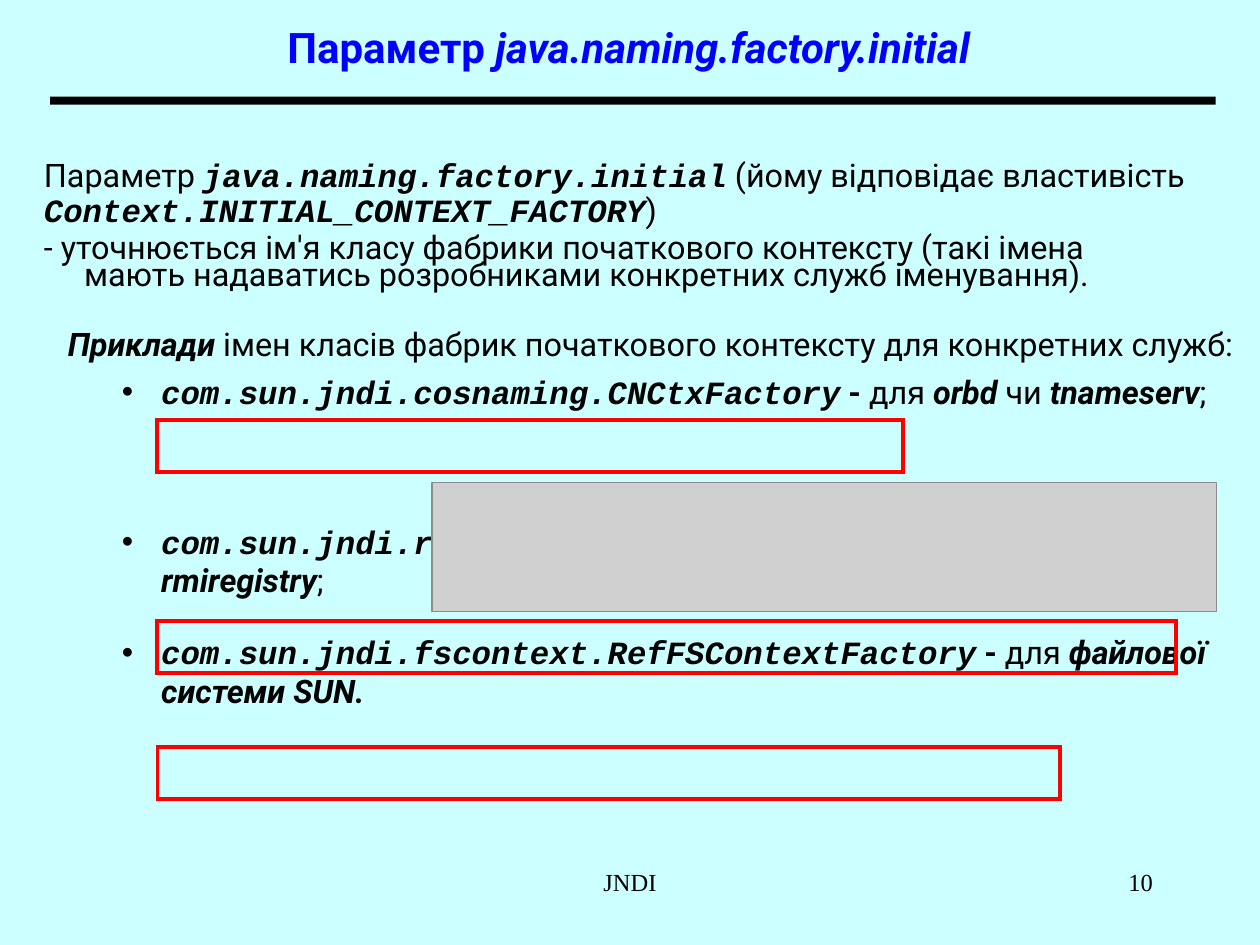
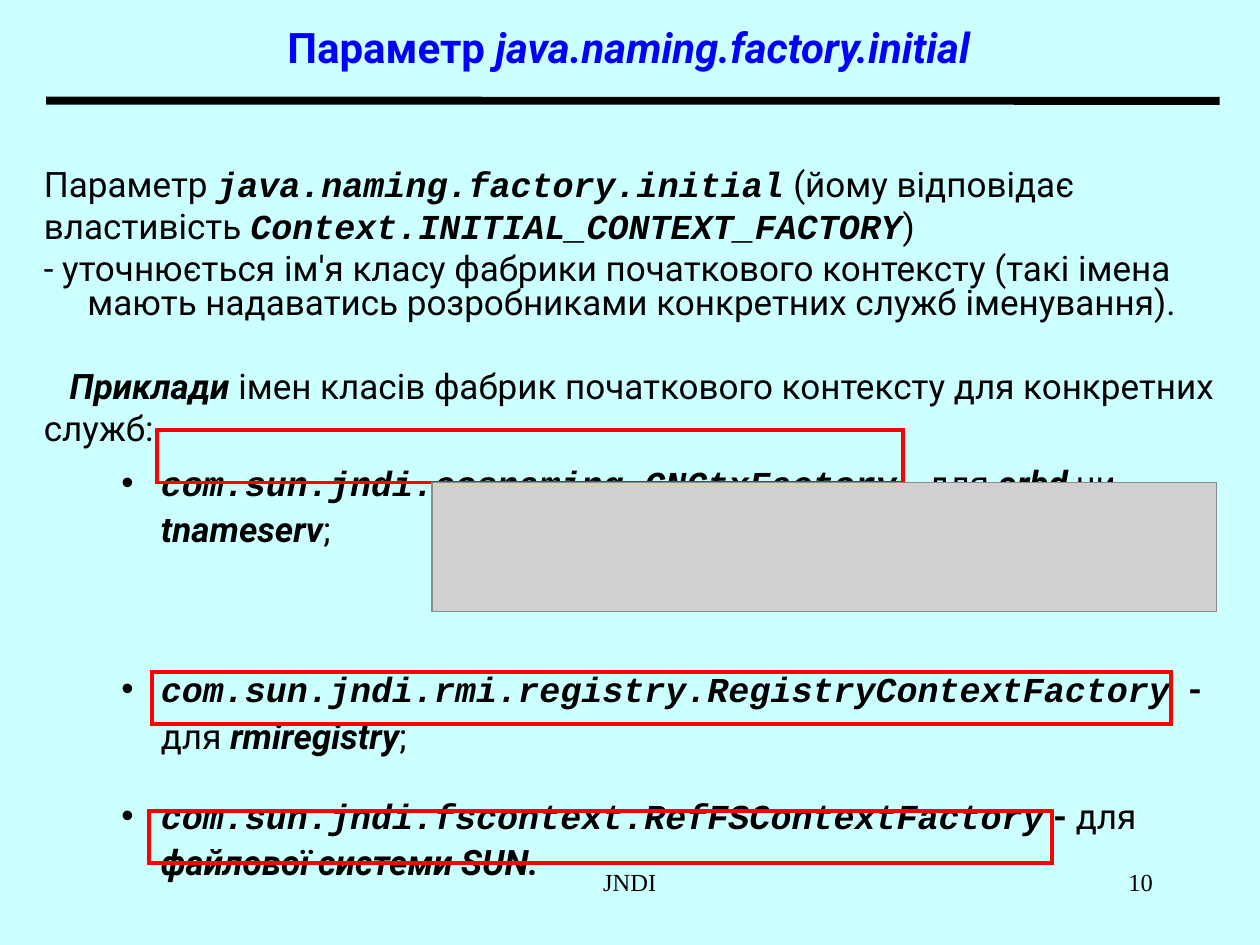
Before and after one commit to magistrs2016/magistrs2016.github.io, a slide deck: slide 10 of it/it_demo05/W33_JNDI_(16)2008.ppt. Drawn at 1260x945 pixels with LibreOffice and Linux fonts; fonts in the diff are those of the drawing; grey boxes stand for pictures. Boxes give left, top, right and bottom in pixels: in the first picture for what was removed or moved away, otherwise in the second. Text is boxed around its words. In the diff, an @@ line names an element or a change of style, - is before the commit and + after.

```diff
--- a/it/it_demo05/W33_JNDI_(16)2008.ppt
+++ b/it/it_demo05/W33_JNDI_(16)2008.ppt
@@ text "Параметр java.naming.factory.initial (йому відповідає власти ..." at box(44, 169, 1213, 882): size 18.5 to 20 pt; line spacing 0.9 to 1; line spacing 0.7 to 0.8; line spacing 1 to 1.1 @@
@@ rectangle: place and size @@
-rectangle at box(158, 420, 903, 472)
+rectangle at box(158, 430, 903, 483)
@@ rectangle: place and size @@
-rectangle at box(158, 621, 1176, 674)
+rectangle at box(152, 672, 1171, 724)
@@ rectangle: place and size @@
-rectangle at box(158, 747, 1061, 800)
+rectangle at box(149, 810, 1052, 863)
```
Also in this commit, not shown: 6 other slides changed, 9 other files.
